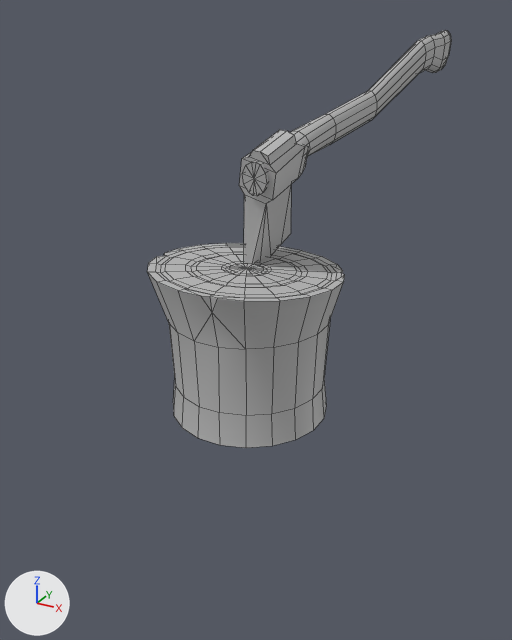
An edit to the FBX model ChickenDice_Unity/Assets/Art/Enviro/hache/Sm_enviro_hache.fbx, drawn before and after from the same camera.
Both versions are drawn from a 50 mm lens placed at (1.06, -1.89, 1.26), pointed at (-0.1, 0.22, 0.21). Every picture has the same lights, and +X, +Y and +Z are marked at lower left. Mesh edges are drawn as thin lines. Where no turn or scale is listed for an object, it has been applied to the vertices.

Script lines for the objects in view, before the commit:
```python
me_mesh = bpy.data.meshes.new('Mesh')
me_mesh.from_pydata(...)  # 479 vertices, 489 faces; spans x -0.32..0.31, y -0.33..1.58, z -0.01..1.17
me_mesh.materials.append(mat_l_objet_03)  # grey #bcbcbc
ob_enviro_hache = bpy.data.objects.new('enviro_hache', me_mesh)
ob_enviro_hache.location = (0.0, 0.0, 0.0)
```
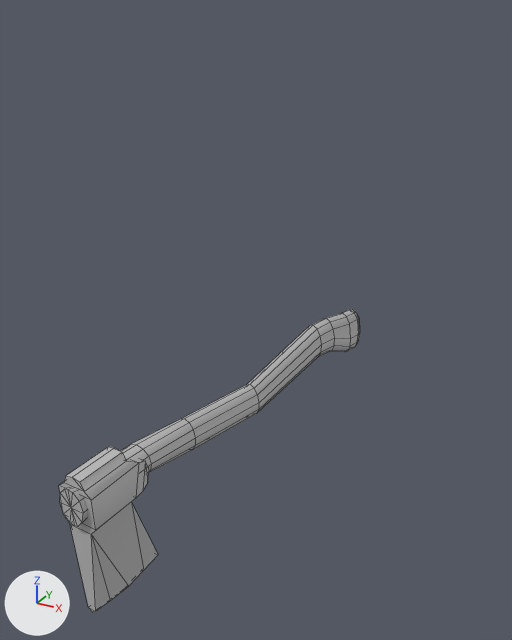
What differs and where, as boxes (x1, y1, x2, y2) in the pictures (512 x 640 px; the box of a moved part takes in the faces that stretch with it):
'enviro_hache', reshaped (27% shorter): before (147, 30, 451, 448); after (59, 309, 360, 612)
part 1 of me_mesh, moved or reshaped: before (290, 30, 451, 156); after (120, 309, 360, 472)
part 2 of me_mesh, moved or reshaped: before (242, 161, 269, 196); after (60, 487, 87, 526)
part 3 of me_mesh, moved or reshaped: before (239, 130, 308, 264); after (59, 447, 158, 612)
part 4 of me_mesh, deleted: before (147, 243, 345, 448)

The change in detail:
me_mesh has 479 vertices, 489 faces and spans x -0.32..0.31, y -0.33..1.58, z -0.01..1.17.
me_mesh is used by ob_enviro_hache; location (0.0, 0.0, 0.0).
me_mesh part 1: the loose piece of 133 vertices spanning x 0.02..0.18, y 0.1..1.58, z 0.79..1.17 is multiplied about its middle by the matrix ((0.964, 0.074, -0.255), (-0.006, 0.966, 0.259), (0.266, -0.248, 0.932)), then moved by (-0.1, -0.74, -0.94).
me_mesh part 2: the loose piece of 25 vertices spanning x 0.01..0.09, y -0.08..0.01, z 0.74..0.85 is multiplied about its middle by the matrix ((0.964, 0.074, -0.255), (-0.006, 0.966, 0.259), (0.266, -0.248, 0.932)), then moved by (-0.12, -0.76, -0.72).
me_mesh part 3: the loose piece of 48 vertices spanning x -0.05..0.13, y -0.07..0.3, z 0.45..0.92 is multiplied about its middle by the matrix ((0.964, 0.074, -0.255), (-0.006, 0.966, 0.259), (0.266, -0.248, 0.932)), then moved by (-0.08, -0.79, -0.76).
me_mesh part 4: the loose piece of 273 vertices spanning x -0.32..0.31, y -0.33..0.3, z -0.01..0.52 is deleted.
